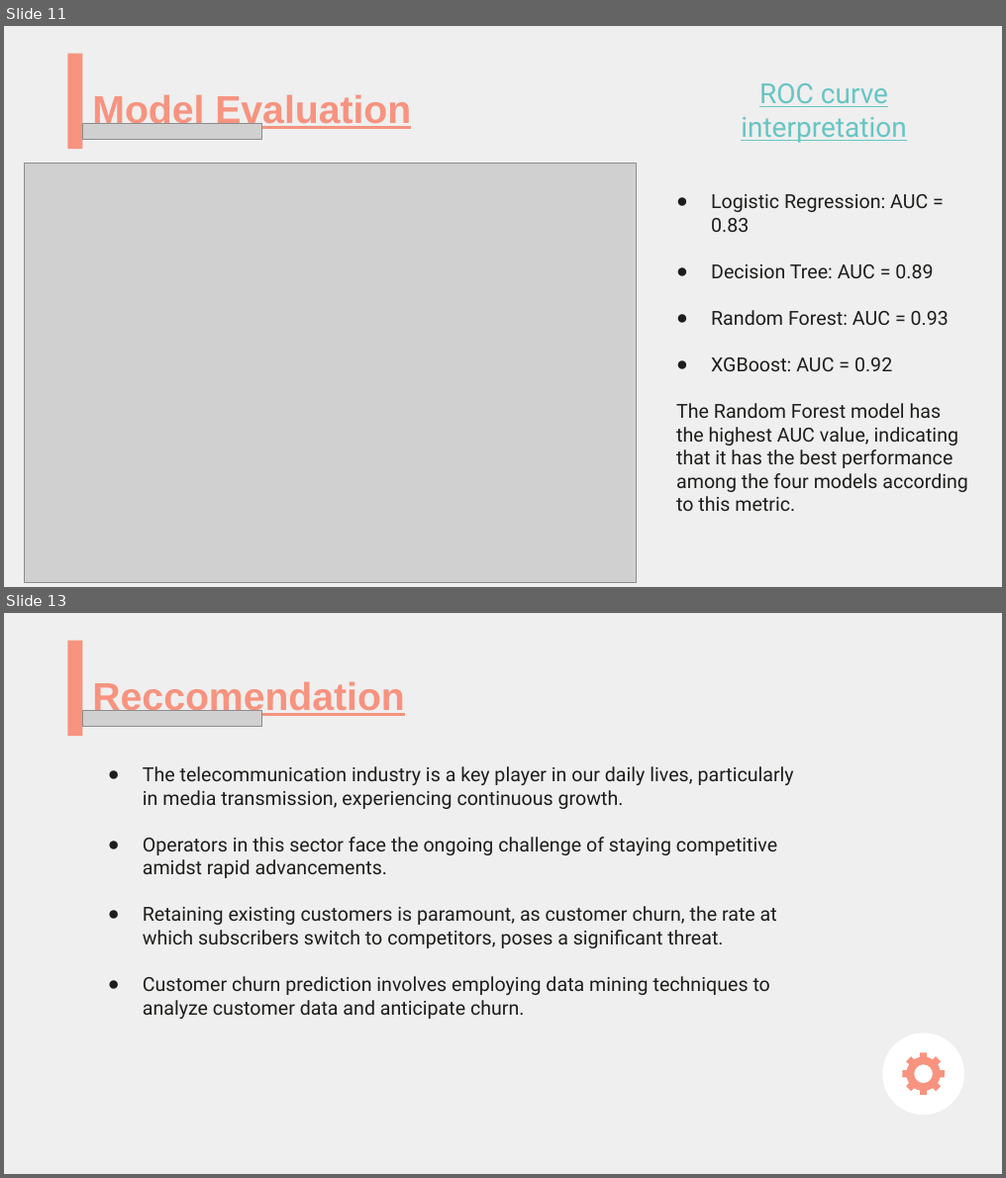
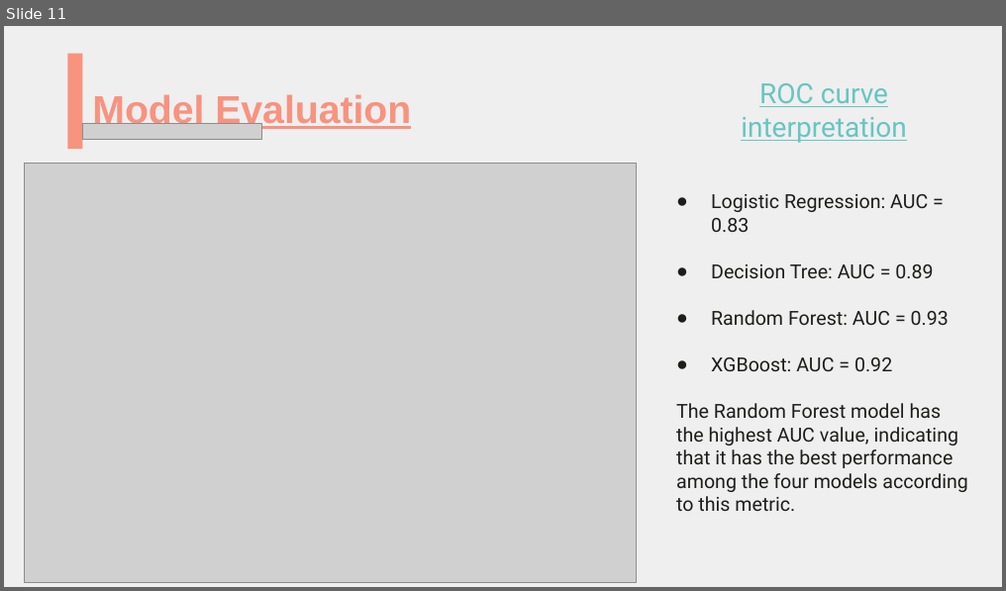
Before and after one commit to NgenziNevilleMativo/syriatel_customer_churn, a slide deck: SyriaTel Powerpoint.pptx. Shown one above the other, each under a label of ours: slides 11 and 13 before the commit, slide 11 after it; the slides between them are not shown. The pictures are 1006x1178 and 1006x591 pixels, drawn with LibreOffice and Linux fonts; fonts in the diff are those of the drawing; grey boxes stand for pictures. Boxes give left, top, right and bottom in pixels: in the first picture for what was removed or moved away, otherwise in the second. Text is boxed around its words. In the diff, an @@ line names an element or a change of style, - is before the commit and + after.

```diff
--- a/SyriaTel Powerpoint.pptx
+++ b/SyriaTel Powerpoint.pptx
@@ slide 13 removed at (x1=4, y1=613, x2=1002, y2=1174), background #EFEFEF @@
@@ rectangle removed at (x1=67, y1=641, x2=82, y2=736) @@
@@ title removed at (x1=92, y1=681, x2=404, y2=718) @@
-Reccomendation
@@ picture removed at (x1=83, y1=711, x2=262, y2=727) @@
@@ text removed at (x1=143, y1=766, x2=794, y2=1019) @@
-● The telecommunication industry is a key player in our daily lives, particularly in media transmission, experiencing continuous growth.
-● Operators in this sector face the ongoing challenge of staying competitive amidst rapid advancements.
-● Retaining existing customers is paramount, as customer churn, the rate at which subscribers switch to competitors, poses a significant threat.
-● Customer churn prediction involves employing data mining techniques to analyze customer data and anticipate churn.
@@ ellipse removed at (x1=882, y1=1033, x2=964, y2=1115) @@
@@ freeform shape removed at (x1=902, y1=1054, x2=944, y2=1095) @@
```
Also in this commit, not shown: 2 slides changed, 1 slide added, 2 other files.
